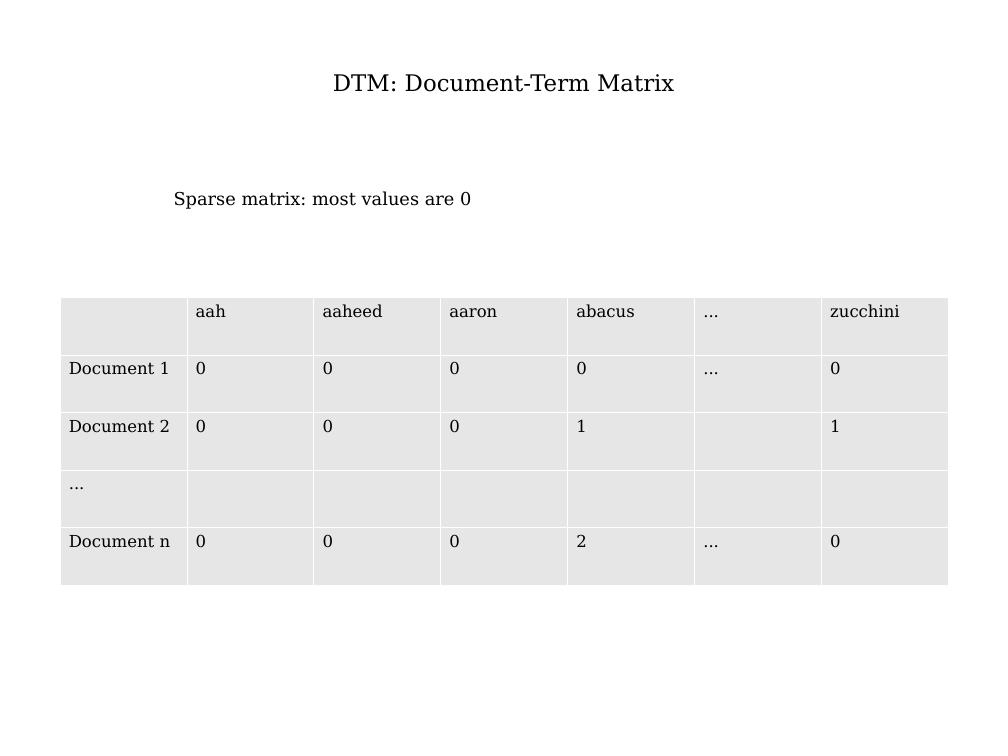
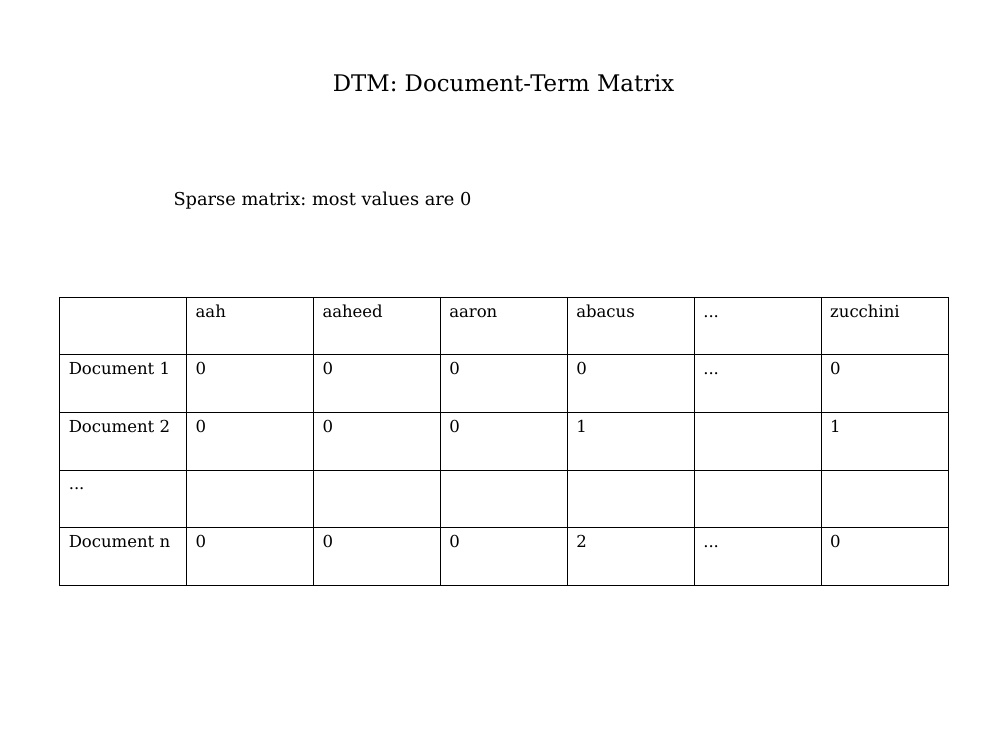
Before and after one commit to vitalv/doc-clustering-topic-modeling, a slide deck: slide 2 of doc-clustering-topic-modeling.odp. Drawn at 1008x756 pixels with LibreOffice and Linux fonts; fonts in the diff are those of the drawing. Boxes give left, top, right and bottom in pixels: in the first picture for what was removed or moved away, otherwise in the second. Text is boxed around its words. In the diff, an @@ line names an element or a change of style, - is before the commit and + after.

```diff
--- a/doc-clustering-topic-modeling.odp
+++ b/doc-clustering-topic-modeling.odp
@@ table at (59, 297, 949, 585) @@
@@ fill #E6E6E6 to none in 27 cells @@
@@ borders changed @@
```
Also in this commit, not shown: 3 other slides changed, 3 slides added, 3 other files.
